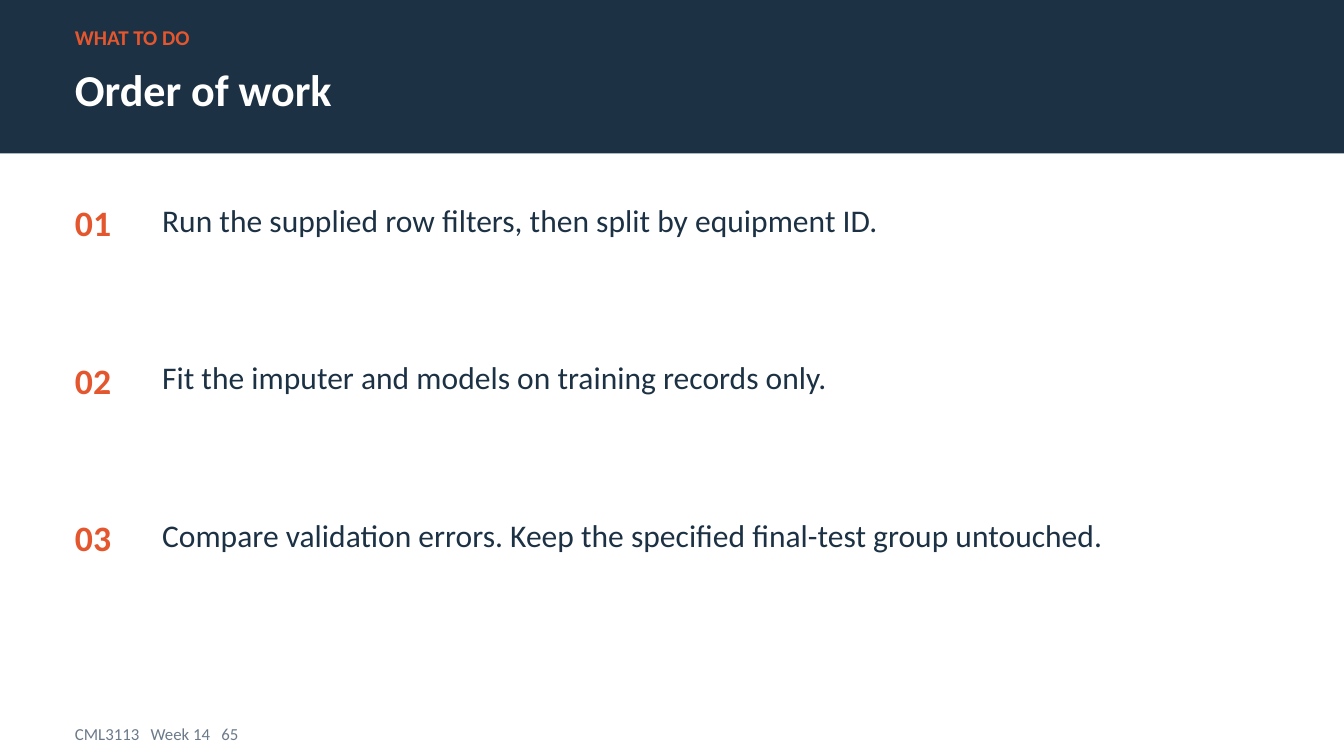
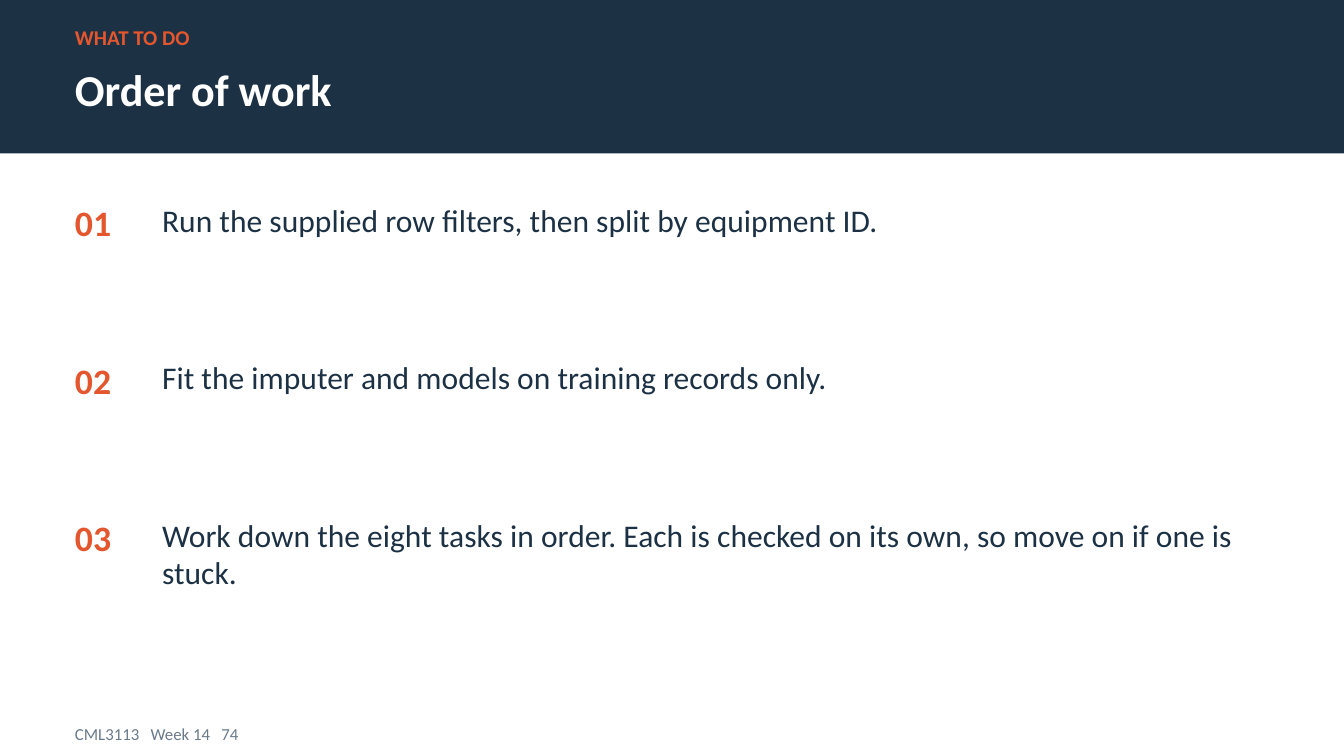
Before and after one commit to Jotham566/teaching-material, a slide deck: slide 74 of IUEA_Teaching_Plan/decks/CML3113_Week14_Mining_Petroleum.pptx (slide 65 before the commit). Drawn at 1344x756 pixels with LibreOffice and Linux fonts; fonts in the diff are those of the drawing. Boxes give left, top, right and bottom in pixels: in the first picture for what was removed or moved away, otherwise in the second. Text is boxed around its words. In the diff, an @@ line names an element or a change of style, - is before the commit and + after.

```diff
--- a/IUEA_Teaching_Plan/decks/CML3113_Week14_Mining_Petroleum.pptx
+++ b/IUEA_Teaching_Plan/decks/CML3113_Week14_Mining_Petroleum.pptx
@@ text at bbox=[162, 525, 1232, 585]: text changed @@
-Compare validation errors. Keep the specified final-test group untouched.
+Work down the eight tasks in order. Each is checked on its own, so move on if one is stuck.
@@ text at bbox=[75, 728, 238, 740]: text changed @@
-CML3113 Week 14 65
+CML3113 Week 14 74
```
Also in this commit, not shown: 15 other slides changed, 9 slides added, 55 other files.
